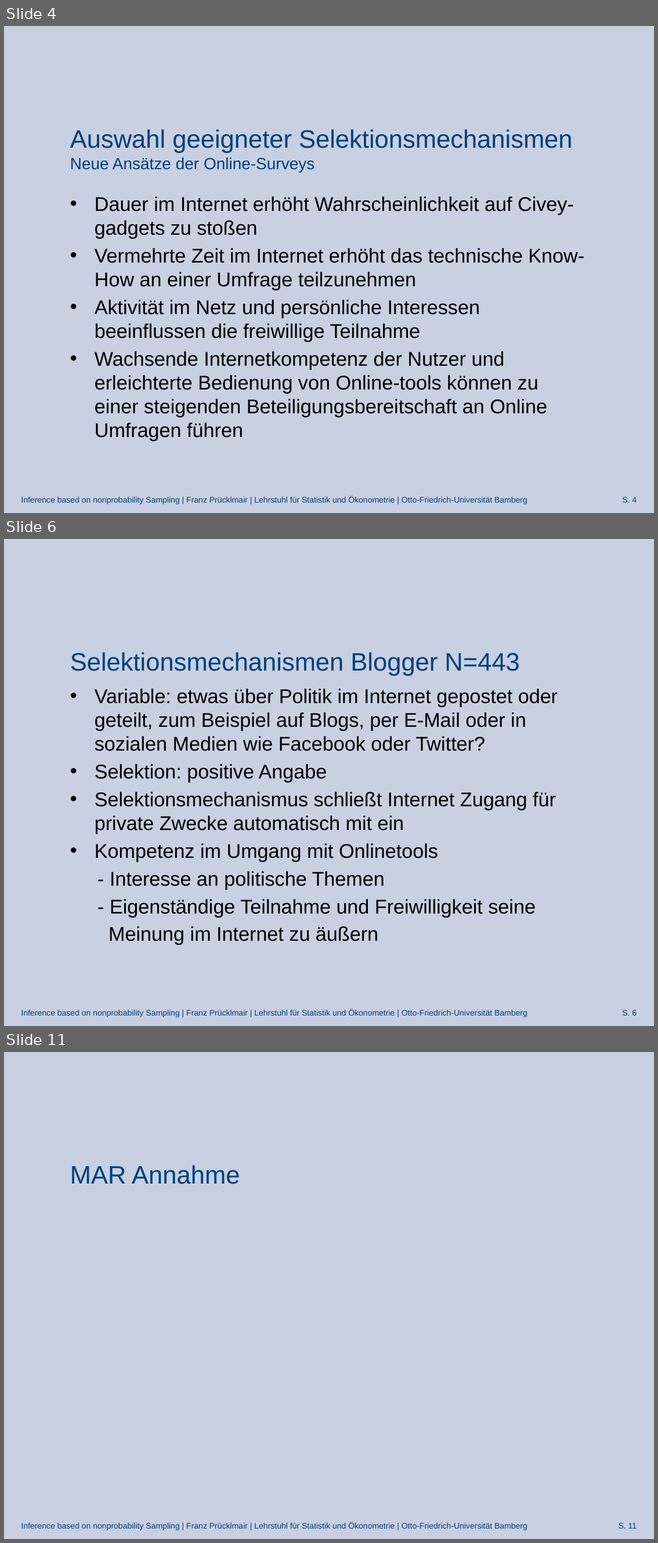
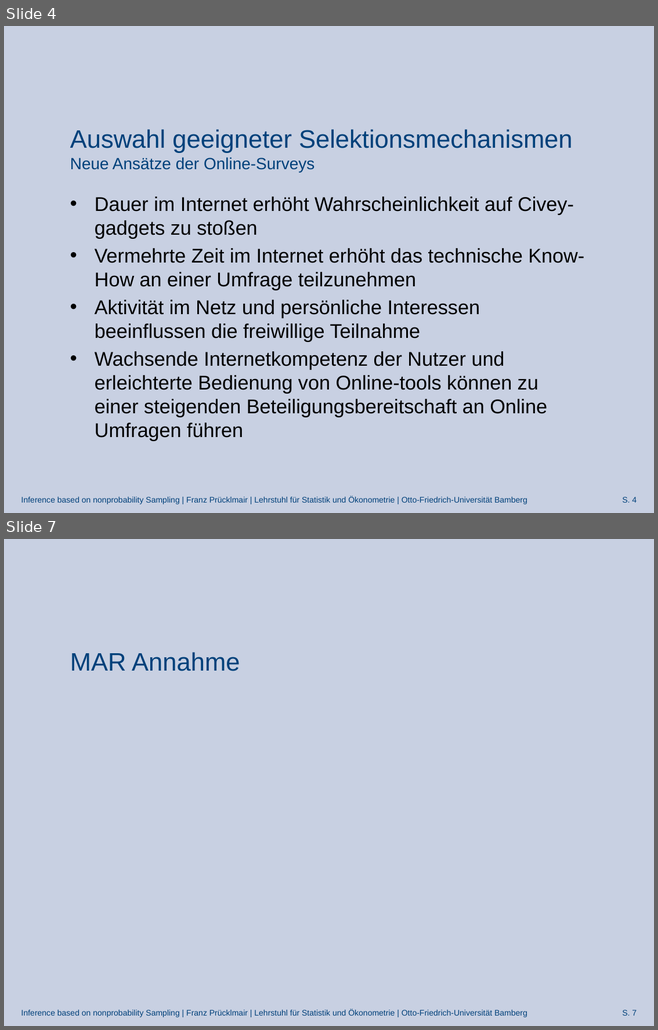
Before and after one commit to FranzPruecklmair/Civey, a slide deck: Präsentation_JF_29.04.2022.pptx. Shown one above the other, each under a label of ours: slides 4, 6 and 11 before the commit, slides 4 and 7 after it; the slides between them are not shown. The pictures are 658x1543 and 658x1030 pixels, drawn with LibreOffice and Linux fonts; fonts in the diff are those of the drawing; grey boxes stand for pictures; background and template pictures are left out. Boxes give left, top, right and bottom in pixels: in the first picture for what was removed or moved away, otherwise in the second. Text is boxed around its words. In the diff, an @@ line names an element or a change of style, - is before the commit and + after.

Commit message:
Präsi + Internet dauer SAR Annahme Korrigiert

```diff
--- a/Präsentation_JF_29.04.2022.pptx
+++ b/Präsentation_JF_29.04.2022.pptx
@@ slide 6 removed at bbox=[4, 539, 654, 1026], background picture (left out); not listed: 2 template elements that a slide beside it also shows @@
@@ title removed at bbox=[70, 652, 519, 676] @@
-Selektionsmechanismen Blogger N=443
@@ text removed at bbox=[94, 689, 557, 945] @@
-• Variable: etwas über Politik im Internet gepostet oder geteilt, zum Beispiel auf Blogs, per E-Mail oder in sozialen Medien wie Facebook oder Twitter?
-• Selektion: positive Angabe
-• Selektionsmechanismus schließt Internet Zugang für private Zwecke automatisch mit ein
-• Kompetenz im Umgang mit Onlinetools
-- Interesse an politische Themen
-- Eigenständige Teilnahme und Freiwilligkeit seine
-Meinung im Internet zu äußern
@@ what was slide 11 is now slide 7 @@
@@ page number at bbox=[622, 1010, 636, 1016]: text changed @@
-S. 11
+S. 7
```
Also in this commit, not shown: 8 slides changed, 6 slides added, 9 other slides removed, 2 other files.
